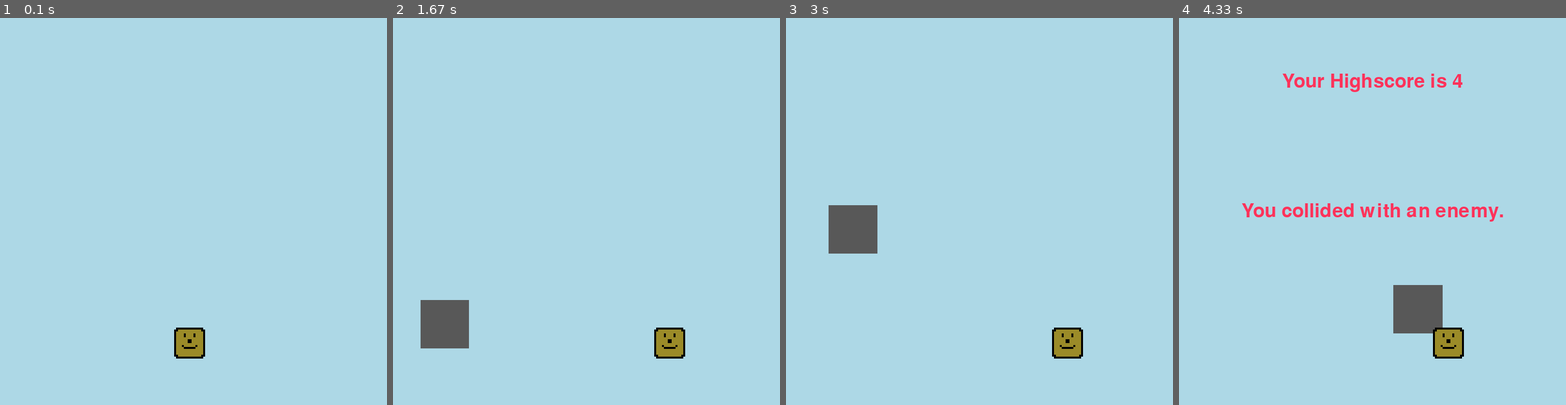
Above: before the commit, frames 1-4 (left to right).
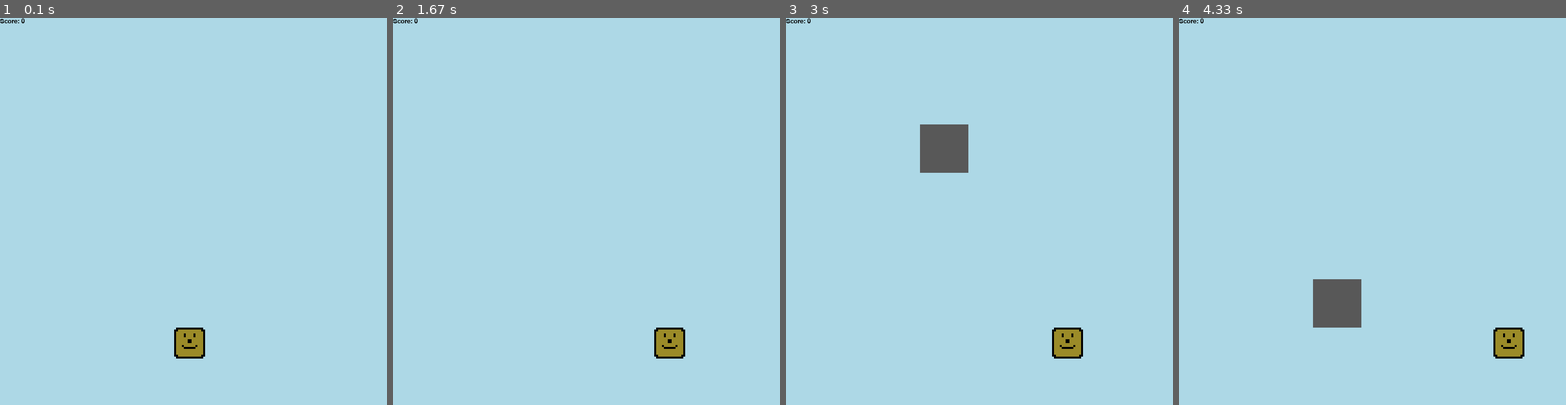
Above: after the commit, the same moments.

Repository: Hummenix/somePygame
Game: pygame game, started from game.py
Two runs of this game, one before a commit and one after it. Both use one fixed random seed, a clock stepped at 60 frames per second and the inputs below.
Inputs:
- Up to frame 1 (0.1 s): no input
- Up to frame 2 (1.67 s): hold Right 0.33-0.8 s; hold Right 0.83-1.3 s; hold Left from 1.33 s (still down)
- Up to frame 3 (3 s): release Left at 1.87 s; hold Left 1.9-2.3 s; hold Right 2.33-2.97 s
- Up to frame 4 (4.33 s): hold Left 3-3.47 s; hold Right 3.5-3.97 s; hold Right from 4 s (still down)

The runs differ from the first frame. In frame 1, less than 0.1% of the frame differs, in the area x 0-7%, y 0-2%; in frame 2, 1.6%; in frame 3, 3.2%; in frame 4, 6.2%, in the area x 0-90%, y 0-88%.

Commit message:
minor non-functional changes

Diff:
--- a/game.py
+++ b/game.py
@@ -71,7 +71,7 @@
     x_change = 0
     enemy_start_x = random.randrange(0, display_width)  # -enemy_width)
     enemy_start_y = -500
-    enemy_speed = 20
+    enemy_speed = 4
     enemy_width = 100
     enemy_height = 100
     score = 0
@@ -104,6 +104,7 @@
         enemy_start_y += enemy_speed
         enemy(enemy_start_x, enemy_start_y, enemy_width, enemy_height, project_colors.light_gray)
         player(x, y)
+        scoreCounter(score)
 
         # if player is at border
         if x > display_width - player_width or x < 0:
@@ -113,20 +114,18 @@
             enemy_start_y = 0 - enemy_height
             enemy_start_x = random.randrange(0, display_width-int(enemy_width))
             score += 1
-            scoreCounter(score)
             print("Score: " + str(score))
-            enemy_speed += 0.1
-            enemy_width += (score * 0.2)
+            enemy_speed += 0.2
+            enemy_width += (score * 0.1)
 
         if y < enemy_start_y + enemy_height and y + player_height > enemy_start_y:
             # print("y-coordinate crossover")
             # below if statement can be simplified bot this way it's more descriptive
             if enemy_start_x < x < enemy_start_x + enemy_width \
                     or enemy_start_x < x + player_width < enemy_start_x + enemy_width:
-                # DEBUG: print("Enemy hit \nPlayer position: " + str(x) + " to " + str(x + player_width) + " at height "
-                # + str(y) + "\nEnemy position: " + str(enemy_start_x) + " to " + str(enemy_start_x + enemy_width) +
-                # " at height " + str(enemy_start_y))
-                # print("collision")
+                print("Enemy hit \nPlayer position: " + str(x) + " to " + str(x + player_width) + " at height " +
+                      str(y) + "\nEnemy position: " + str(enemy_start_x) + " to " + str(enemy_start_x + enemy_width) +
+                      " at height " + str(enemy_start_y))
                 returnHighScore(score)
                 collidedWithEnemy()
 
